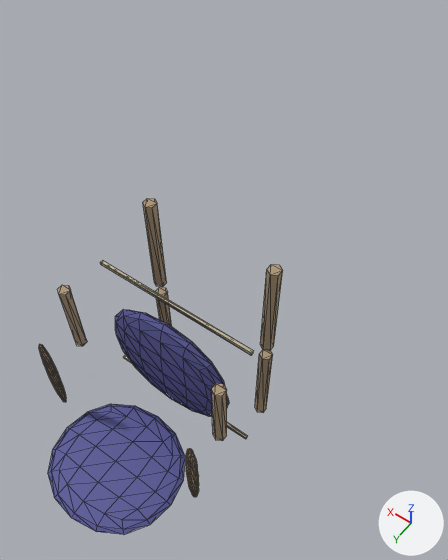
An edit to the glTF model ev_engine/assets/armchair.glb, drawn before and after from the same camera.
Rendered twice from a 50 mm camera at (-0.66, 1.035, 1.571) aimed at (-0.037, 0.162, 0.199). The lights are fixed; the arrows at lower right show +X, +Y and +Z. The first picture is the older version. Mesh edges are drawn as thin lines. Vertices at exactly the same position are counted once.

Before the edit, the objects in view are built like this:
```python
me_cube = bpy.data.meshes.new('Cube')
me_cube.from_pydata(...)  # 480 vertices, 912 faces; spans x -0.267..0.267, y 0.155..0.839, z -0.375..0.375
# faces by material slot: [384, 504, 24]
me_cube.materials.append(mat_ev_leather)  # blue #585898
me_cube.materials.append(mat_ev_wood)  # beige #ac9678
me_cube.materials.append(mat_ev_brassdull)  # beige #cfc4a4
ob_armchair = bpy.data.objects.new('Armchair', me_cube)
ob_armchair.location = (0.0, 0.0, 0.0)
```
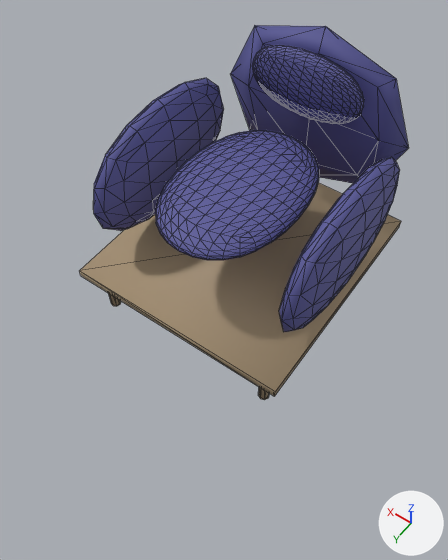
The change, as a diff of the scene's bpy script:
```diff
--- a/ev_engine/assets/armchair.glb.py
+++ b/ev_engine/assets/armchair.glb.py
@@ me_cube @@
 # used by ob_armchair; location = (0.0, 0.0, 0.0)
-me_cube.from_pydata(...)  # 480 vertices, 912 faces; spans x -0.267..0.267, y 0.155..0.839, z -0.375..0.375
+me_cube.from_pydata(...)  # 1066 vertices, 2092 faces; spans x -0.345..0.345, y -0.365..0.36, z -0.001..0.711
+# me_cube part 1: the loose piece of 98 vertices spanning x -0.267..-0.233, y 0.587..0.613, z -0.168..0.168 is scaled about its middle by (3, 23.3, 1.12), then moved by (-0.045, -0.6, 0.375), in mat_ev_leather (blue #585898)
+# me_cube part 2: the loose piece of 98 vertices spanning x 0.233..0.267, y 0.587..0.613, z -0.168..0.168 is scaled about its middle by (3, 23.3, 1.12), then moved by (0.045, -0.6, 0.375), in mat_ev_leather (blue #585898)
+# me_cube part 3: a new loose piece, a box spanning x -0.335..0.335, y -0.36..0.36, z 0.147..0.172, in mat_ev_wood (beige #ac9678)
+# me_cube part 4: a new loose piece of 386 vertices spanning x -0.172..0.172, y -0.308..-0.232, z 0.478..0.672, in mat_ev_leather (blue #585898)
+# me_cube part 5: a new loose piece of 386 vertices spanning x -0.18..0.18, y -0.22..0.3, z 0.392..0.468, in mat_ev_leather (blue #585898)
+# me_cube part 6: a new loose piece of 26 vertices spanning x -0.298..0.298, y -0.365..-0.315, z 0.199..0.711, in mat_ev_leather (blue #585898)
+# me_cube part 7: a new loose piece of 16 vertices spanning x -0.3..-0.25, y 0.271..0.321, z -0.001..0.151, in mat_ev_wood (beige #ac9678)
+# me_cube part 8: a new loose piece of 16 vertices spanning x 0.25..0.3, y 0.271..0.321, z -0.001..0.151, in mat_ev_wood (beige #ac9678)
+# me_cube part 9: 10 loose pieces with 284 vertices, spanning x -0.266..0.266, y 0.155..0.839, z -0.375..0.375, are deleted
+# other edits to the shape of me_cube do not show in these pictures
 me_cube.materials.append(mat_ev_leather)
 me_cube.materials.append(mat_ev_wood)
-me_cube.materials.append(mat_ev_brassdull)  # beige #cfc4a4
```

Where the change shows, as pixel boxes [x1, y1, x2, y2] in the pictures (448 x 560 px; the box of a moved part takes in the faces that stretch with it):
'Armchair', reshaped (35% wider, 11% taller)
    before: [39, 198, 283, 535]
    after: [80, 25, 409, 400]
part 1 of me_cube, moved or reshaped
    before: [186, 448, 199, 497]
    after: [279, 157, 400, 332]
part 2 of me_cube, moved or reshaped
    before: [39, 344, 66, 402]
    after: [93, 78, 224, 231]
part 3 of me_cube, added (beige)
    after: [80, 183, 401, 396]
part 4 of me_cube, added (blue)
    after: [252, 45, 364, 124]
part 5 of me_cube, added (blue)
    after: [155, 130, 319, 260]
part 6 of me_cube, added (blue)
    after: [230, 25, 409, 183]
part 7 of me_cube, added
    after: [258, 387, 269, 400]
part 8 of me_cube, added
    after: [108, 293, 121, 306]
part 9 of me_cube, deleted
    before: [48, 198, 283, 535]
